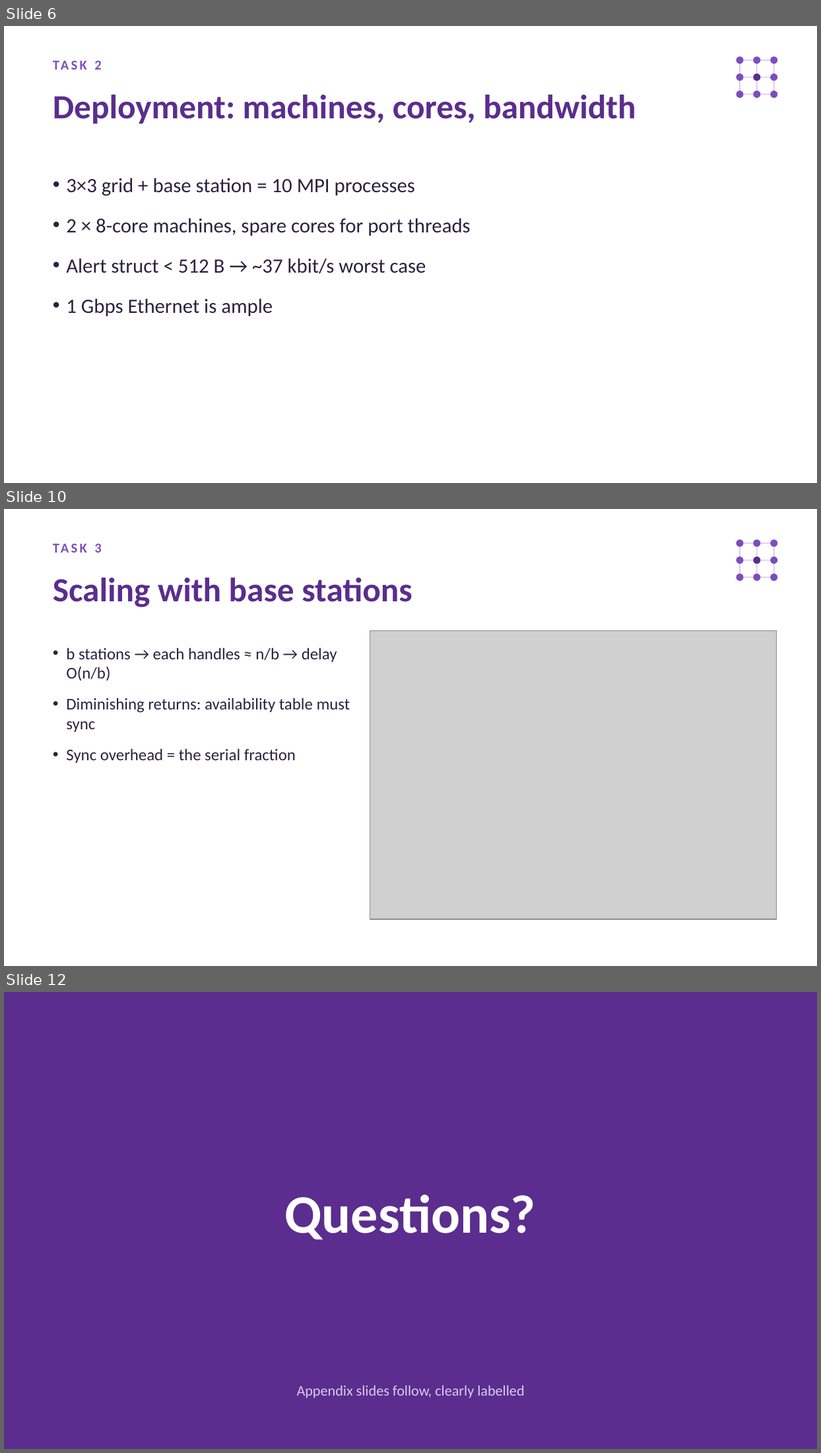
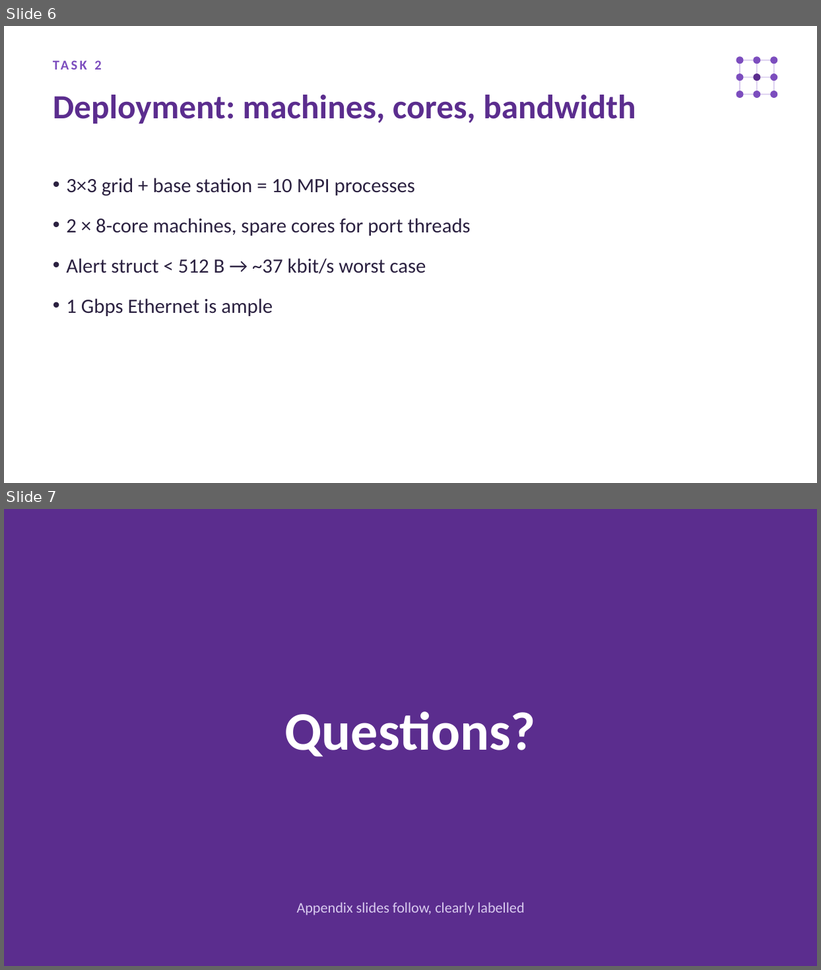
Before and after one commit to Emmapoky/FIT3143, a slide deck: Week6_Applied1/solution/FIT3143_Applied1_Slides.pptx. Shown one above the other, each under a label of ours: slides 6, 10 and 12 before the commit, slides 6 and 7 after it; the slides between them are not shown. The pictures are 821x1453 and 821x970 pixels, drawn with LibreOffice and Linux fonts; fonts in the diff are those of the drawing; grey boxes stand for pictures. Boxes give left, top, right and bottom in pixels: in the first picture for what was removed or moved away, otherwise in the second. Text is boxed around its words. In the diff, an @@ line names an element or a change of style, - is before the commit and + after.

```diff
--- a/Week6_Applied1/solution/FIT3143_Applied1_Slides.pptx
+++ b/Week6_Applied1/solution/FIT3143_Applied1_Slides.pptx
@@ slide 10 removed at bbox=[4, 509, 817, 966], background #FFFFFF @@
@@ text removed at bbox=[94, 543, 101, 553] @@
-TASK 3
@@ ellipse removed at bbox=[737, 540, 744, 547] @@
@@ line removed from (740, 543) to (774, 543) @@
@@ line removed from (740, 543) to (740, 577) @@
@@ ellipse removed at bbox=[753, 540, 760, 547] @@
@@ line removed from (757, 543) to (757, 577) @@
@@ ellipse removed at bbox=[771, 540, 778, 547] @@
@@ line removed from (774, 543) to (774, 577) @@
@@ ellipse removed at bbox=[737, 556, 744, 564] @@
@@ line removed from (740, 560) to (774, 560) @@
@@ ellipse removed at bbox=[753, 556, 760, 564] @@
@@ ellipse removed at bbox=[771, 556, 778, 564] @@
@@ text removed at bbox=[53, 578, 413, 607] @@
-Scaling with base stations
@@ ellipse removed at bbox=[737, 574, 744, 582] @@
@@ line removed from (740, 577) to (774, 577) @@
@@ ellipse removed at bbox=[753, 574, 760, 582] @@
@@ ellipse removed at bbox=[771, 574, 778, 582] @@
@@ picture removed at bbox=[370, 631, 776, 920] @@
@@ text removed at bbox=[66, 648, 350, 763] @@
-• b stations → each handles ≈ n/b → delay O(n/b)
-• Diminishing returns: availability table must sync
-• Sync overhead = the serial fraction
@@ what was slide 12 is now slide 7 @@
```
Also in this commit, not shown: 1 slide changed, 4 other slides removed, 7 other files.
